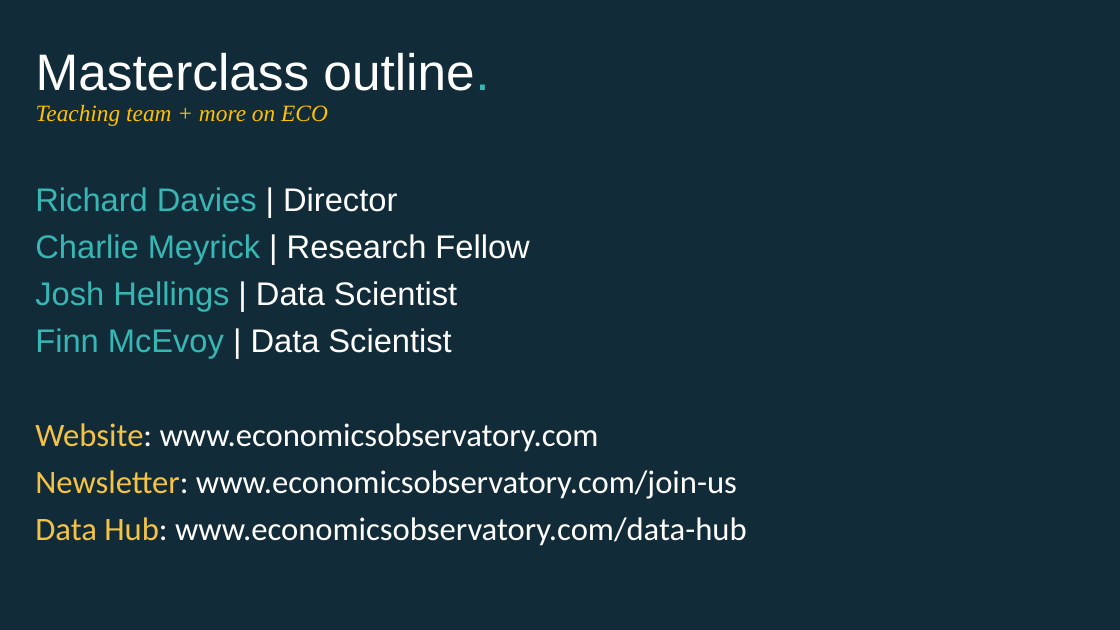
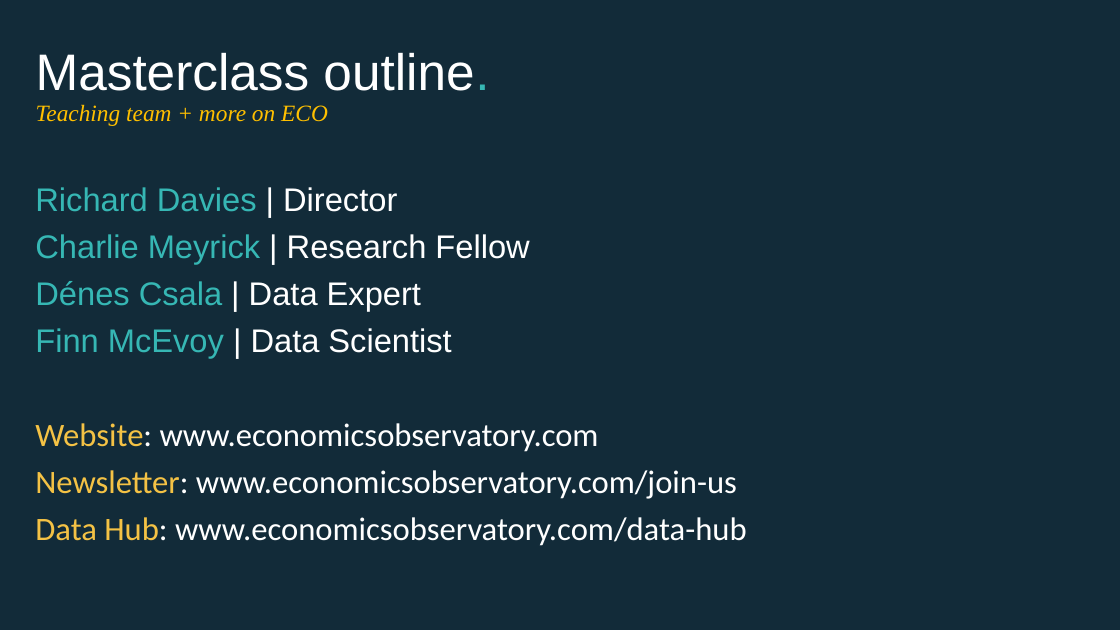
Before and after one commit to EconomicsObservatory/courses, a slide deck: slide 13 of 1/s1_Charts_as_data.pptx. Drawn at 1120x630 pixels with LibreOffice and Linux fonts; fonts in the diff are those of the drawing. Boxes give left, top, right and bottom in pixels: in the first picture for what was removed or moved away, otherwise in the second. Text is boxed around its words. In the diff, an @@ line names an element or a change of style, - is before the commit and + after.

```diff
--- a/1/s1_Charts_as_data.pptx
+++ b/1/s1_Charts_as_data.pptx
@@ text at (35,281,421,311): text changed @@
-Josh Hellings | Data Scientist
+Dénes Csala | Data Expert
```
Also in this commit, not shown: 5 other slides changed, 9 other files.
